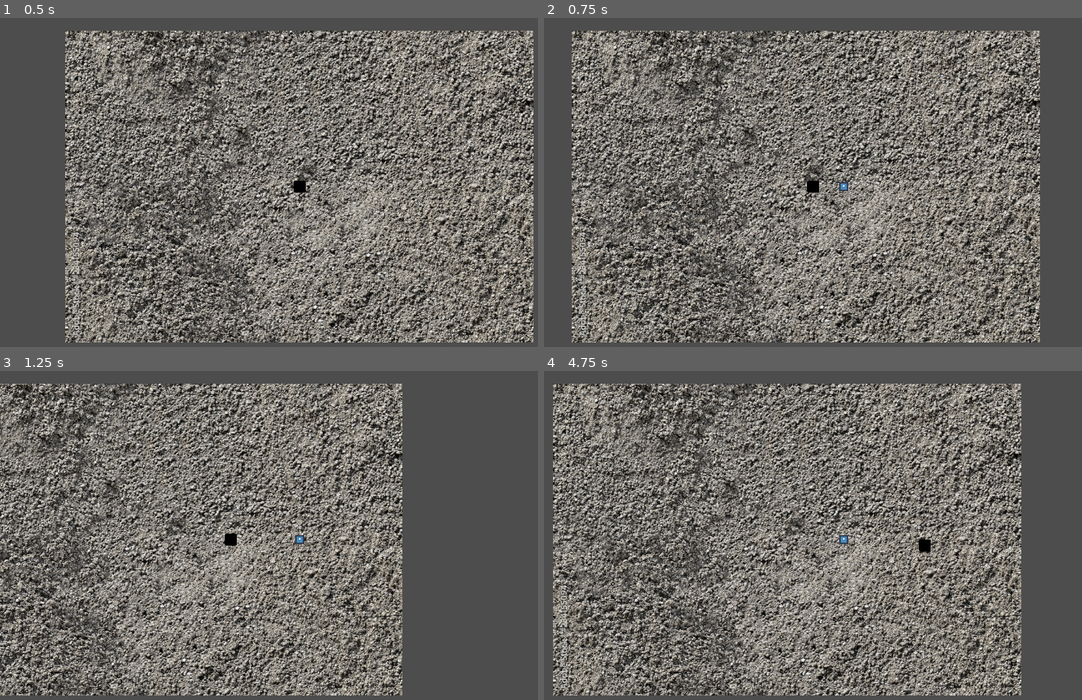
Above: before the commit, frames 1-4 (two rows, left to right).
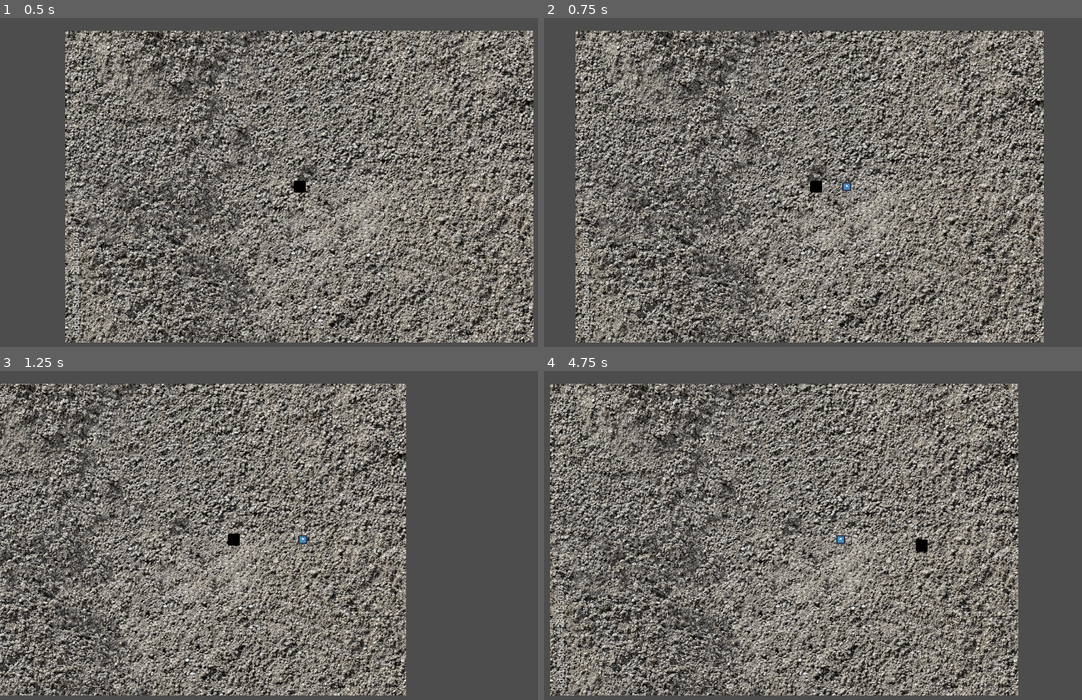
Above: after the commit, the same moments.

Repository: lokasc/rsPrototype
Game: Godot game, scene res://main.tscn
The game is run twice, just before and just after one commit, with the same random seed, the same clock (stepped at 60 frames per second) and the same inputs. The engine's default icon, where the game draws it, is replaced by a stand-in: a white triangle on a blue panel in a dark square.
Inputs (mouse positions are in pixels of both pictures, inside the frame that each line leads up to):
- Up to frame 1 (0.5 s): no input
- Up to frame 2 (0.75 s): tap Enter at 0.5 s; move the mouse to (974, 169) at 0.52 s; hold D (right) from 0.53 s (still down); click (974, 169) at 0.6 s
- Up to frame 3 (1.25 s): keep holding D (right)
- Up to frame 4 (4.75 s): move the mouse to (721, 555) at 1.27 s; release D (right) at 1.28 s; hold S (down) 1.28-2.03 s; click (721, 555) at 1.35 s; move the mouse to (904, 466) at 2.02 s; hold D (right) 2.03-2.78 s; click (904, 466) at 2.1 s; move the mouse to (813, 607) at 2.77 s; hold W (up) 2.78-3.53 s; click (813, 607) at 2.85 s; move the mouse to (1022, 591) at 3.52 s; hold A (left) from 3.53 s (still down); click (1022, 591) at 3.6 s; move the mouse to (662, 489) at 4.27 s; click (662, 489) at 4.35 s

Frame 1 is identical in both runs. In frame 2, 63% of the frame differs, in the area x 5-93%, y 3-99%; in frame 3, 54%; in frame 4, 63%.

Commit message:
camera movement is on physics process instead of process

Diff:
--- a/player_camera.gd
+++ b/player_camera.gd
@@ -6,7 +6,7 @@
 
 @export var target : NodePath #Assign the node this camera will follow.
 
-func _process(_delta):
+func _physics_process(_delta):
 	if target:
 		global_position = get_node(target).global_position
 
